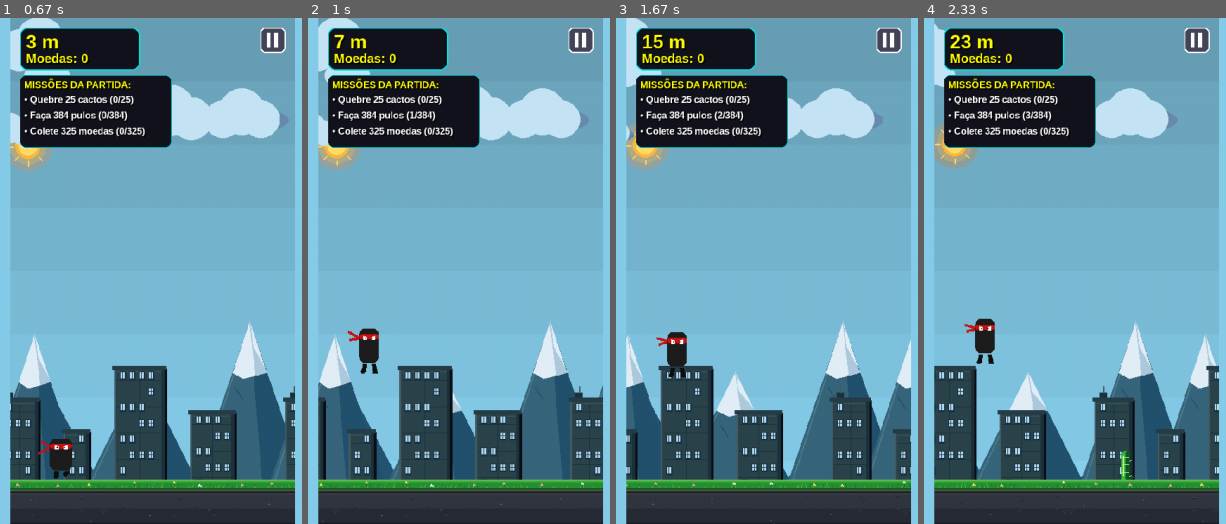
Above: before the commit, frames 1-4 (left to right).
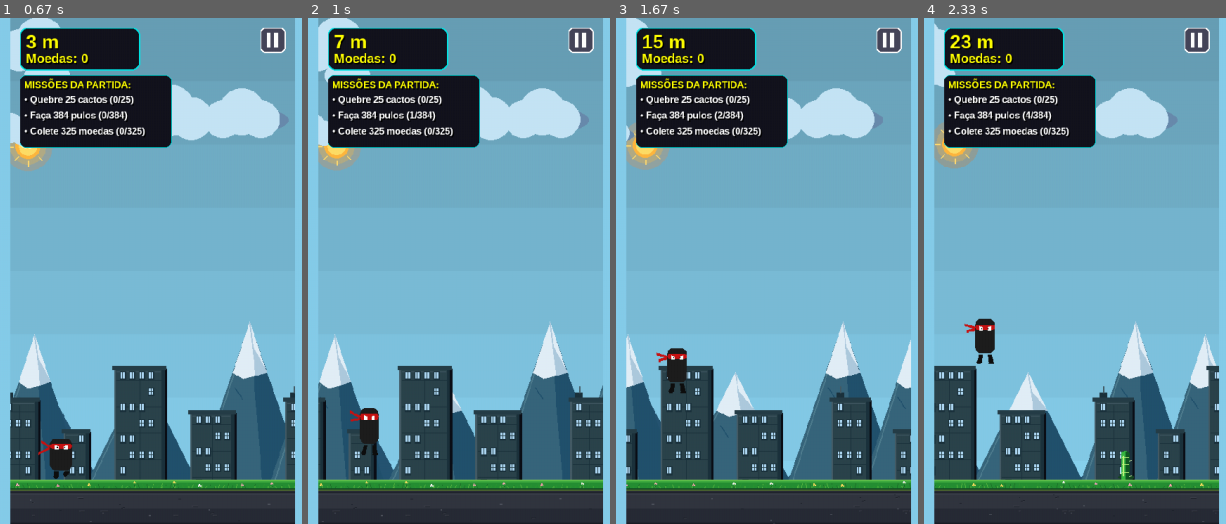
Above: after the commit, the same moments.

Repository: MrPoopBR/pixel_rush
Game: pygame game, started from main.py
Two runs of this game, one before a commit and one after it. Both use one fixed random seed, a clock stepped at 60 frames per second and the inputs below.
Inputs (mouse positions are in pixels of both pictures, inside the frame that each line leads up to):
- Up to frame 1 (0.67 s): click (154, 271) at 0.38 s
- Up to frame 2 (1 s): press the mouse at (462, 271) at 0.7 s; move the mouse to (320, 230) at 0.8 s; release the mouse at (outside the picture) at 0.93 s
- Up to frame 3 (1.67 s): click (outside the picture) at 1.05 s; hold Up 1.33-1.63 s; click (outside the picture) at 1.42 s
- Up to frame 4 (2.33 s): hold Down 1.67-1.97 s; click (1096, 98) at 1.75 s; hold Up from 2 s (still down); tap Space at 2.07 s; click (1035, 402) at 2.08 s

Frame 1 is identical in both runs. In frame 2, 1.1% of the frame differs, in the area x 12-24%, y 61-87%; in frame 3, 0.6%; in frame 4, less than 0.1%.

Commit message:
Update main.py

Diff:
--- a/main.py
+++ b/main.py
@@ -3172,10 +3172,28 @@
     touch_current_pos = None
     touch_jetpack_anchor = None
     toque_ativo = False
+    # Toque parado por alguns ticks inicia o pulo sem esperar o dedo ser solto.
+    # Isso permite que o Android aplique o mesmo pulo longo do teclado no PC,
+    # sem confundir imediatamente um swipe para baixo com um comando de pulo.
+    touch_hold_frames = 0
+    touch_jump_started = False
+    touch_gesture_moved = False
     jetpack_gesto_usado = False
     mouse_drag_active = False
     mouse_drag_anchor_pos = None
     mouse_jetpack_gesto_usado = False
+    # Mouse segue o mesmo reconhecimento de toque: toque curto pula, segurar pula
+    # alto e arrastar para baixo agacha/desce rapidamente.
+    mouse_start_pos = None
+    mouse_current_pos = None
+    mouse_hold_frames = 0
+    mouse_jump_started = False
+    mouse_gesture_moved = False
+    mouse_gameplay_press = False
+    mouse_input_ignored = False
+    # Um swipe para baixo curto também precisa ter tempo de produzir o agachamento
+    # mesmo quando DOWN/MOTION/UP chegam no mesmo lote de eventos.
+    gesto_agachar_frames = 0
     spawn_bloqueado_frames = 0
     segurando_baixo_touch = False
     input_pulo_ativo = False
@@ -3352,8 +3370,13 @@
         nonlocal frame_count, pontuacao, moedas_coletadas, novo_recorde_alcançado, estado
         nonlocal anim_menu_tempo, metros_atuais, e_slow, cor_jogador, e_noite, alvo_ceu, cor_ceu_tupla, shake_timer
         nonlocal cenario_atual, cenario_tempo_restante, transicao_cenario_timer, cenario_transicao_nome, spawn_bloqueado_frames
+        nonlocal touch_hold_frames, touch_jump_started, touch_gesture_moved
+        nonlocal mouse_hold_frames, mouse_jump_started, mouse_gesture_moved
+        nonlocal gesto_agachar_frames
 
         frame_count += 1
+        if gesto_agachar_frames > 0:
+            gesto_agachar_frames -= 1
         if shake_timer > 0:
             shake_timer -= 1
         if estado in ["INICIO", "LOJA", "UPGRADES", "CONFIG"]:
@@ -3411,9 +3434,46 @@
 
             centro_pe_jogador = jogador.rect.centerx
             pode_pousar = not any(b.rect.left <= centro_pe_jogador <= b.rect.right for b in buracos)
-            segurando_pulo = input_pulo_ativo or input_mouse_ativo or (
+
+            # Toque parado passa a ser um comando de pulo após 8 ticks (~133 ms).
+            # Se o dedo descer, o gesto fica reservado para agachar/descida rapida.
+            if (toque_ativo and touch_start_pos and touch_current_pos and
+                    not touch_jump_started and not touch_gesture_moved and
+                    not btn_pausa.collidepoint(touch_start_pos) and
+                    jogador.jetpack_fase is None):
+                touch_dx = touch_current_pos[0] - touch_start_pos[0]
+                touch_dy = touch_current_pos[1] - touch_start_pos[1]
+                if abs(touch_dx) > 30 or abs(touch_dy) > 30:
+                    touch_gesture_moved = True
+                else:
+                    touch_hold_frames += 1
+                    if touch_hold_frames >= 8:
+                        jogador.pular(gerenciador_sons, dados["vol_sfx"])
+                        touch_jump_started = True
+
+            # Mouse: mesmo limiar do touch para distinguir clique/pulo de swipe.
+            if (mouse_drag_active and mouse_gameplay_press and not mouse_input_ignored and
+                    mouse_start_pos and mouse_current_pos and not mouse_jump_started and
+                    not mouse_gesture_moved and jogador.jetpack_fase is None and
+                    not btn_pausa.collidepoint(mouse_start_pos)):
+                mouse_dx = mouse_current_pos[0] - mouse_start_pos[0]
+                mouse_dy = mouse_current_pos[1] - mouse_start_pos[1]
+                if abs(mouse_dx) > 30 or abs(mouse_dy) > 30:
+                    mouse_gesture_moved = True
+                else:
+                    mouse_hold_frames += 1
+                    if mouse_hold_frames >= 8:
+                        jogador.pular(gerenciador_sons, dados["vol_sfx"])
+                        mouse_jump_started = True
+
+            mouse_baixo = bool(
+                mouse_drag_active and mouse_gameplay_press and not mouse_input_ignored and
+                mouse_start_pos and mouse_current_pos and jogador.jetpack_fase is None and
+                mouse_current_pos[1] - mouse_start_pos[1] > 30)
+            segurando_pulo = input_pulo_ativo or (input_mouse_ativo and not mouse_baixo) or (
                 toque_ativo and not segurando_baixo_touch)
-            segurando_baixo = input_baixo_ativo or segurando_baixo_touch
+            segurando_baixo = (input_baixo_ativo or segurando_baixo_touch or mouse_baixo or
+                               (gesto_agachar_frames > 0 and jogador.no_chao))
 
             prev_slow = jogador.tempo_slow
             prev_turbo = jogador.tempo_turbo
@@ -3693,6 +3753,14 @@
                     (evento.type == pygame.ACTIVEEVENT and hasattr(evento, 'gain') and evento.gain == 0):
                 if estado == "JOGANDO":
                     estado = "PAUSA"
+                mouse_drag_active = False
+                mouse_start_pos = None
+                mouse_current_pos = None
+                mouse_hold_frames = 0
+                mouse_jump_started = False
+                mouse_gesture_moved = False
+                mouse_gameplay_press = False
+                mouse_input_ignored = False
                 salvar_dados(dados)
                 if gerenciador_sons and gerenciador_sons.canal_musica:
                     try:
@@ -3722,6 +3790,10 @@
                 touch_current_pos = pos_touch
                 touch_jetpack_anchor = pos_touch
                 toque_ativo = True
+                touch_hold_frames = 0
+                touch_jump_started = False
+                touch_gesture_moved = bool(
+                    estado == "JOGANDO" and jogador and jogador.jetpack_fase is not None)
                 jetpack_gesto_usado = False
 
                 if estado == "JOGANDO" and jogador:
@@ -3773,16 +3845,19 @@
                             elif jogador.jetpack_fase == "voando" and not jetpack_gesto_usado and dy > 30:
                                 jogador.mover_jetpack(1)
                         elif dy < -40:
-                            jogador.pular(gerenciador_sons, dados["vol_sfx"])
+                            if not touch_jump_started:
+                                jogador.pular(gerenciador_sons, dados["vol_sfx"])
                         elif dy > 40:
-                            # No chao, o gesto e agachamento; no ar, continua sendo
-                            # descida rapida. Evita transformar um swipe de agachar em salto.
+                            # No chao, um swipe curto tambem gera agachamento; no ar,
+                            # interrompe o pulo longo e inicia a descida rapida.
                             if jogador.no_chao:
-                                jogador.agachar(False, gerenciador_sons, dados["vol_sfx"])
+                                gesto_agachar_frames = max(gesto_agachar_frames, 12)
                             else:
                                 jogador.iniciar_descida_rapida(gerenciador_sons, dados["vol_sfx"])
                         elif abs(dx) < 30 and abs(dy) < 30:
-                            jogador.pular(gerenciador_sons, dados["vol_sfx"])
+                            # O toque longo já iniciou o pulo; soltar não deve disparar outro.
+                            if not touch_jump_started:
+                                jogador.pular(gerenciador_sons, dados["vol_sfx"])
                     else:
                         if abs(dx) < 30 and abs(dy) < 30:
                             processar_clique_ui((end_x, end_y))
@@ -3799,44 +3874,98 @@
                 touch_start_pos = None
                 touch_current_pos = None
                 touch_jetpack_anchor = None
+                touch_hold_frames = 0
+                touch_jump_started = False
+                touch_gesture_moved = False
                 jetpack_gesto_usado = False
 
             elif evento.type == pygame.MOUSEBUTTONDOWN:
                 if evento.button == 1:
                     vx, vy = screen_to_virtual(evento.pos[0], evento.pos[1])
                     mouse_drag_active = True
+                    mouse_start_pos = (vx, vy)
+                    mouse_current_pos = (vx, vy)
                     mouse_drag_anchor_pos = (vx, vy)
+                    mouse_hold_frames = 0
+                    mouse_jump_started = False
+                    mouse_gesture_moved = False
                     mouse_jetpack_gesto_usado = False
-                    if not touch_start_pos:
-                        if E_ANDROID and estado == "JOGANDO":
-                            # Eventos de mouse duplicados do toque Android não devem causar saltos.
-                            pass
-                        elif estado == "JOGANDO" and jogador and not btn_pausa.collidepoint((vx, vy)):
-                            if jogador.jetpack_fase is None:
-                                jogador.pular(gerenciador_sons, dados["vol_sfx"])
-                        else:
+                    # SDL pode sintetizar eventos de mouse para o mesmo toque no Android;
+                    # quando touch está ativo, apenas o caminho FINGER trata o gesto.
+                    mouse_input_ignored = bool(
+                        (E_ANDROID and estado == "JOGANDO") or touch_start_pos is not None)
+                    mouse_gameplay_press = bool(
+                        estado == "JOGANDO" and jogador and not mouse_input_ignored and
+                        not btn_pausa.collidepoint((vx, vy)))
+                    if estado == "JOGANDO" and jogador and btn_pausa.collidepoint((vx, vy)):
+                        mouse_gesture_moved = True
+                        mouse_gameplay_press = False
+                        if not mouse_input_ignored:
                             processar_clique_ui((vx, vy))
+                    elif estado != "JOGANDO":
+                        # Menus continuam respondendo ao clique exatamente como antes.
+                        mouse_gesture_moved = True
+                        mouse_gameplay_press = False
+                        if not mouse_input_ignored:
+                            processar_clique_ui((vx, vy))
 
             elif evento.type == pygame.MOUSEMOTION:
-                if mouse_drag_active and estado == "JOGANDO" and jogador and jogador.jetpack_fase == "voando":
-                    if hasattr(evento, "buttons") and evento.buttons and evento.buttons[0]:
-                        mx, my = screen_to_virtual(evento.pos[0], evento.pos[1])
-                        if mouse_drag_anchor_pos is not None:
-                            dy_mouse = my - mouse_drag_anchor_pos[1]
-                            if dy_mouse <= -30:
-                                jogador.mover_jetpack(-1)
-                                mouse_drag_anchor_pos = (mx, my)
-                                mouse_jetpack_gesto_usado = True
-                            elif dy_mouse >= 30:
-                                jogador.mover_jetpack(1)
-                                mouse_drag_anchor_pos = (mx, my)
-                                mouse_jetpack_gesto_usado = True
+                if mouse_drag_active:
+                    mx, my = screen_to_virtual(evento.pos[0], evento.pos[1])
+                    mouse_current_pos = (mx, my)
+                    if (not mouse_input_ignored and estado == "JOGANDO" and jogador and
+                            mouse_gameplay_press):
+                        if jogador.jetpack_fase == "voando":
+                            # Jetpack mantém o controle contínuo: cada movimento ultrapassando
+                            # o limiar muda uma faixa e reposiciona a âncora sem soltar o mouse.
+                            if hasattr(evento, "buttons") and evento.buttons and evento.buttons[0]:
+                                if mouse_drag_anchor_pos is not None:
+                                    dy_mouse = my - mouse_drag_anchor_pos[1]
+                                    if dy_mouse <= -30:
+                                        jogador.mover_jetpack(-1)
+                                        mouse_drag_anchor_pos = (mx, my)
+                                        mouse_jetpack_gesto_usado = True
+                                    elif dy_mouse >= 30:
+                                        jogador.mover_jetpack(1)
+                                        mouse_drag_anchor_pos = (mx, my)
+                                        mouse_jetpack_gesto_usado = True
+                        elif (abs(mx - mouse_start_pos[0]) > 30 or
+                              abs(my - mouse_start_pos[1]) > 30):
+                            mouse_gesture_moved = True
 
             elif evento.type == pygame.MOUSEBUTTONUP:
                 if evento.button == 1:
+                    if (mouse_drag_active and mouse_gameplay_press and not mouse_input_ignored and
+                            estado == "JOGANDO" and jogador and mouse_start_pos):
+                        end_x, end_y = screen_to_virtual(evento.pos[0], evento.pos[1])
+                        mouse_current_pos = (end_x, end_y)
+                        dx_mouse = end_x - mouse_start_pos[0]
+                        dy_mouse = end_y - mouse_start_pos[1]
+                        if jogador.jetpack_fase is None and not btn_pausa.collidepoint(mouse_start_pos):
+                            if dy_mouse < -40:
+                                if not mouse_jump_started:
+                                    jogador.pular(gerenciador_sons, dados["vol_sfx"])
+                            elif dy_mouse > 40:
+                                # Arrastar para baixo interrompe o pulo longo; no ar desce
+                                # rapidamente e no chão mantém um agachamento curto.
+                                if jogador.no_chao:
+                                    gesto_agachar_frames = max(gesto_agachar_frames, 12)
+                                else:
+                                    jogador.iniciar_descida_rapida(gerenciador_sons, dados["vol_sfx"])
+                            elif abs(dx_mouse) < 30 and abs(dy_mouse) < 30:
+                                # Clique curto pula; segurar já pode ter iniciado o pulo longo.
+                                if not mouse_jump_started:
+                                    jogador.pular(gerenciador_sons, dados["vol_sfx"])
                     mouse_drag_active = False
                     mouse_drag_anchor_pos = None
                     mouse_jetpack_gesto_usado = False
+                    mouse_start_pos = None
+                    mouse_current_pos = None
+                    mouse_hold_frames = 0
+                    mouse_jump_started = False
+                    mouse_gesture_moved = False
+                    mouse_gameplay_press = False
+                    mouse_input_ignored = False
 
             elif evento.type == pygame.KEYDOWN:
                 if evento.key in (pygame.K_p, pygame.K_ESCAPE, getattr(pygame, "K_AC_BACK", pygame.K_ESCAPE)):
